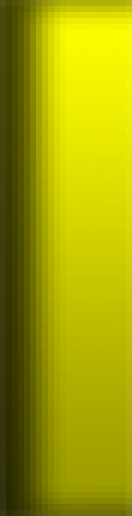
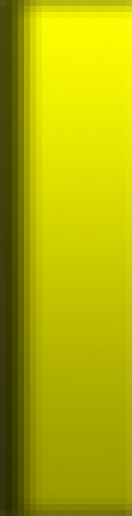
Comparing the layer stacks of the two w=132, h=516 images. Changes:
pixels changed over [6, 0, 132, 516] (layer not identified)
